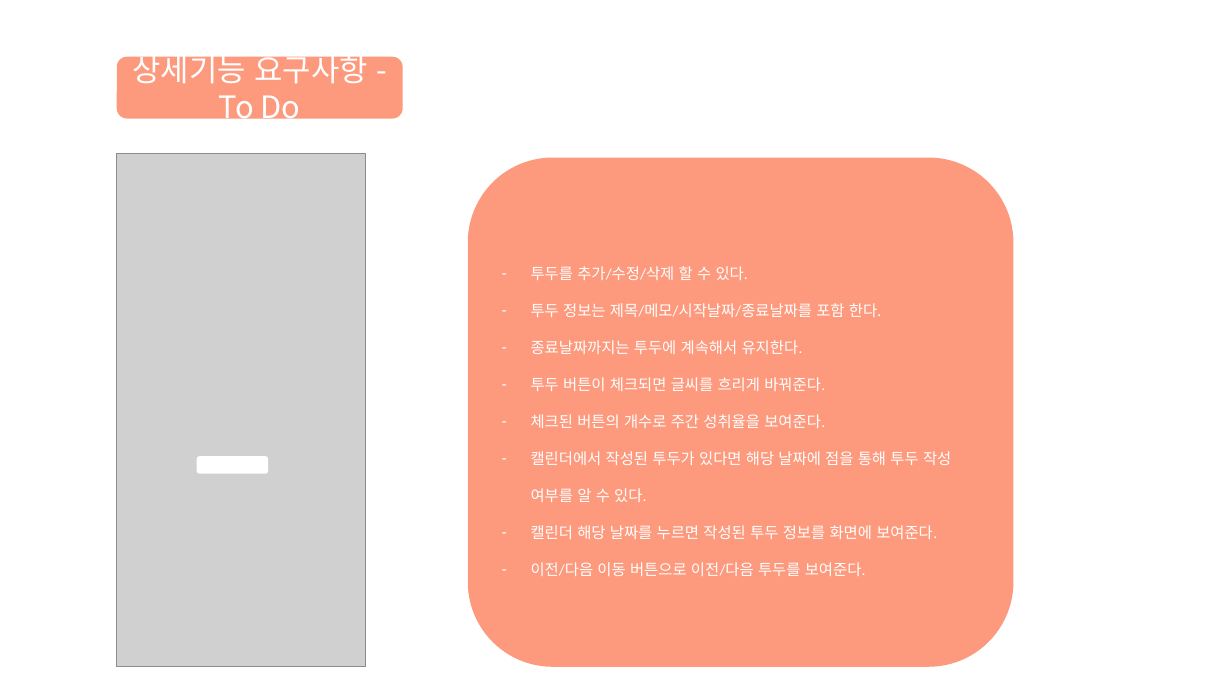
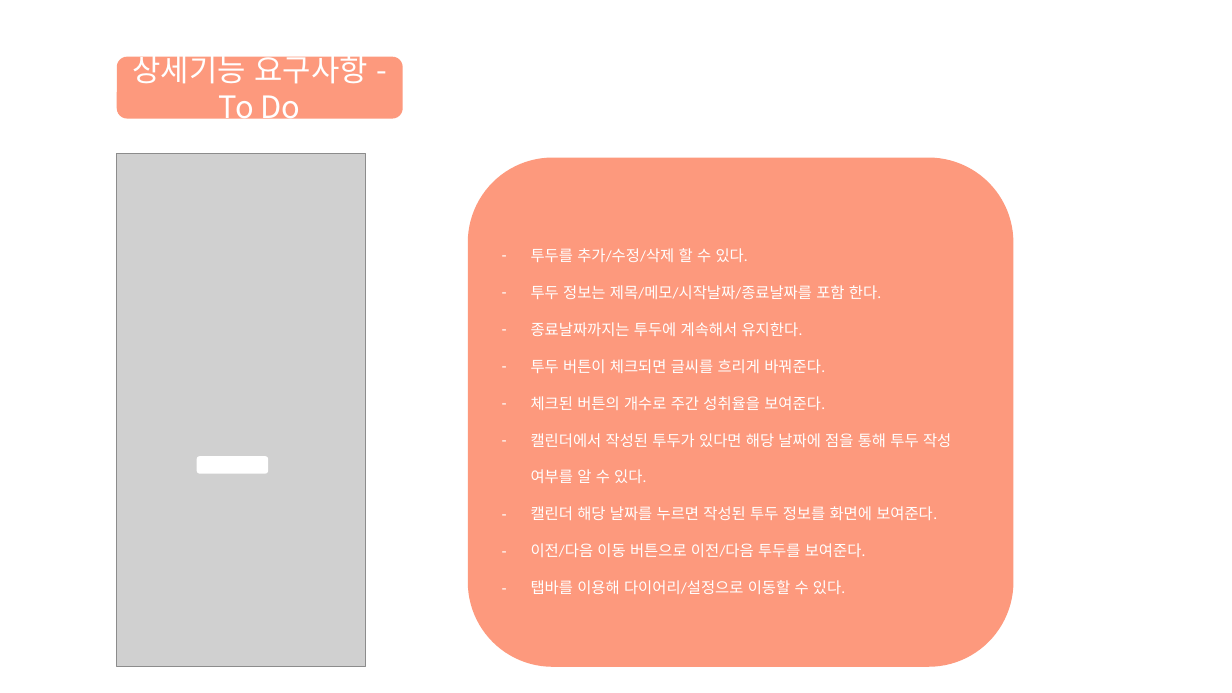
Before and after one commit to chaeHaram/University, a slide deck: slide 4 of 4-1/소프트웨어 종합설계/7주차/졸업작품 요구사항분석.pptx. Drawn at 1232x693 pixels with LibreOffice and Linux fonts; fonts in the diff are those of the drawing; grey boxes stand for pictures. Boxes give left, top, right and bottom in pixels: in the first picture for what was removed or moved away, otherwise in the second. Text is boxed around its words. In the diff, an @@ line names an element or a change of style, - is before the commit and + after.

```diff
--- a/4-1/소프트웨어 종합설계/7주차/졸업작품 요구사항분석.pptx
+++ b/4-1/소프트웨어 종합설계/7주차/졸업작품 요구사항분석.pptx
@@ text in rounded rectangle at bbox=[531, 580, 845, 594]: paragraph added @@
+– 탭바를 이용해 다이어리/설정으로 이동할 수 있다.
```
Also in this commit, not shown: 2 other slides changed, 5 other files.
